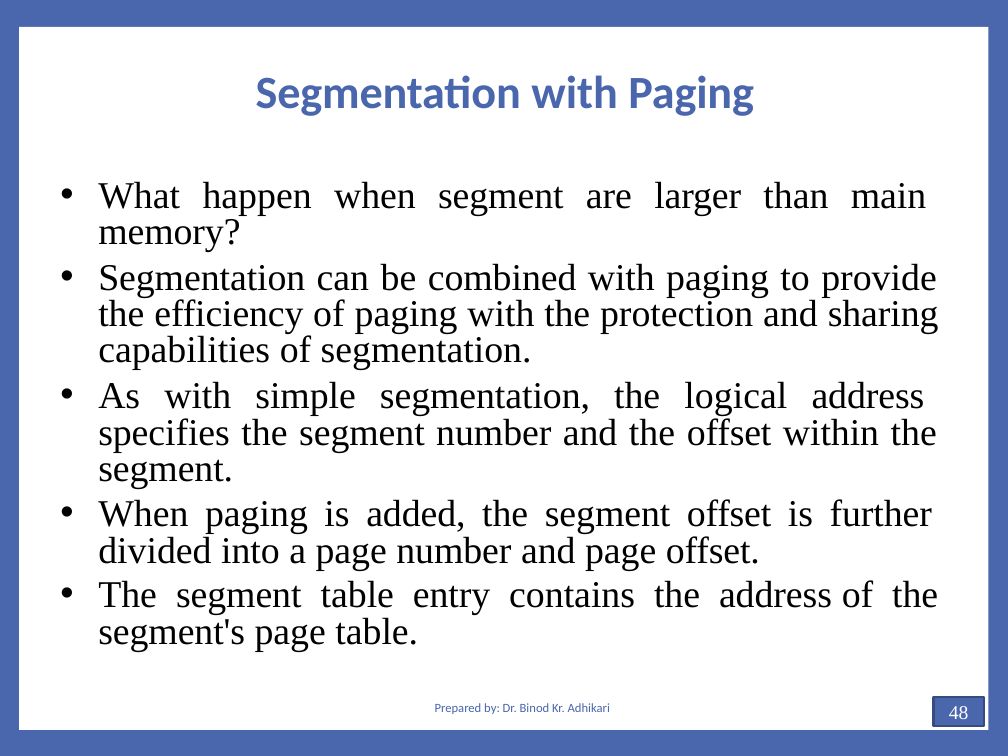
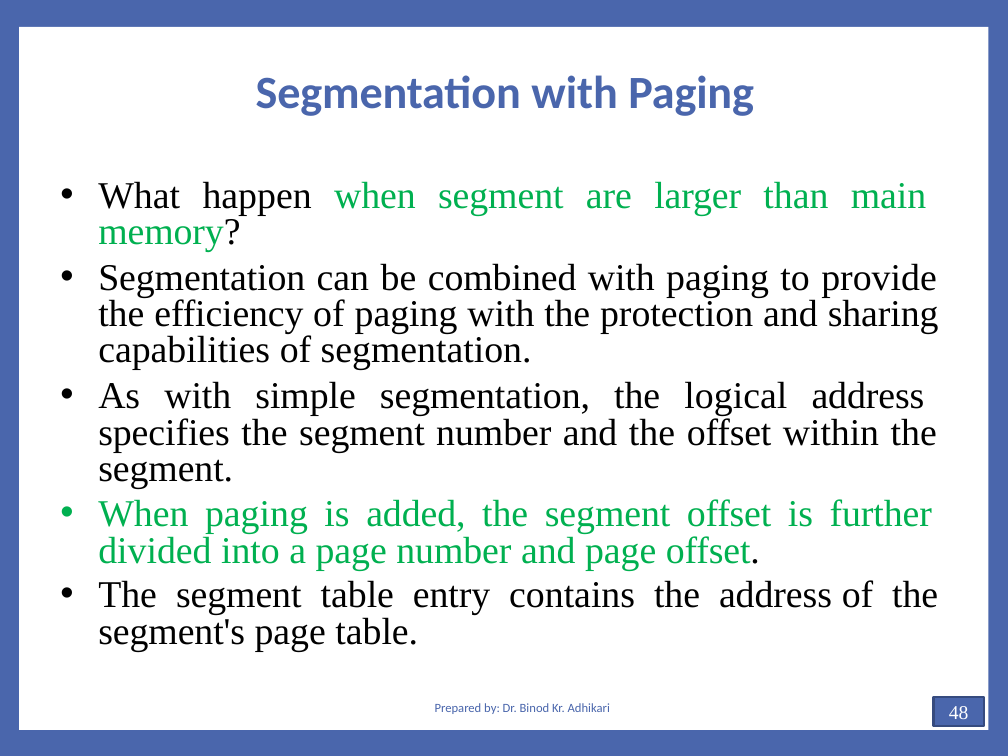
Before and after one commit to Yujan3333/Master-in-Computer-Science-and-Information-Technology, a slide deck: slide 48 of Main/Study/First Sem/All Notes and Resources Combined/AOS Notes/Unit 2.1-Chapter 4(Memory Management).pptx. Drawn at 1008x756 pixels with LibreOffice and Linux fonts; fonts in the diff are those of the drawing. Boxes give left, top, right and bottom in pixels: in the first picture for what was removed or moved away, otherwise in the second. Text is boxed around its words. In the diff, an @@ line names an element or a change of style, - is before the commit and + after.

```diff
--- a/Main/Study/First Sem/All Notes and Resources Combined/AOS Notes/Unit 2.1-Chapter 4(Memory Management).pptx
+++ b/Main/Study/First Sem/All Notes and Resources Combined/AOS Notes/Unit 2.1-Chapter 4(Memory Management).pptx
@@ text at bbox=[98, 181, 932, 570]: text colour #000000 to #00B050 in "when segment are larger than main memory?", "When paging is added, the segment offset ..." @@
```
Also in this commit, not shown: 9 other slides changed, 40 other files.
